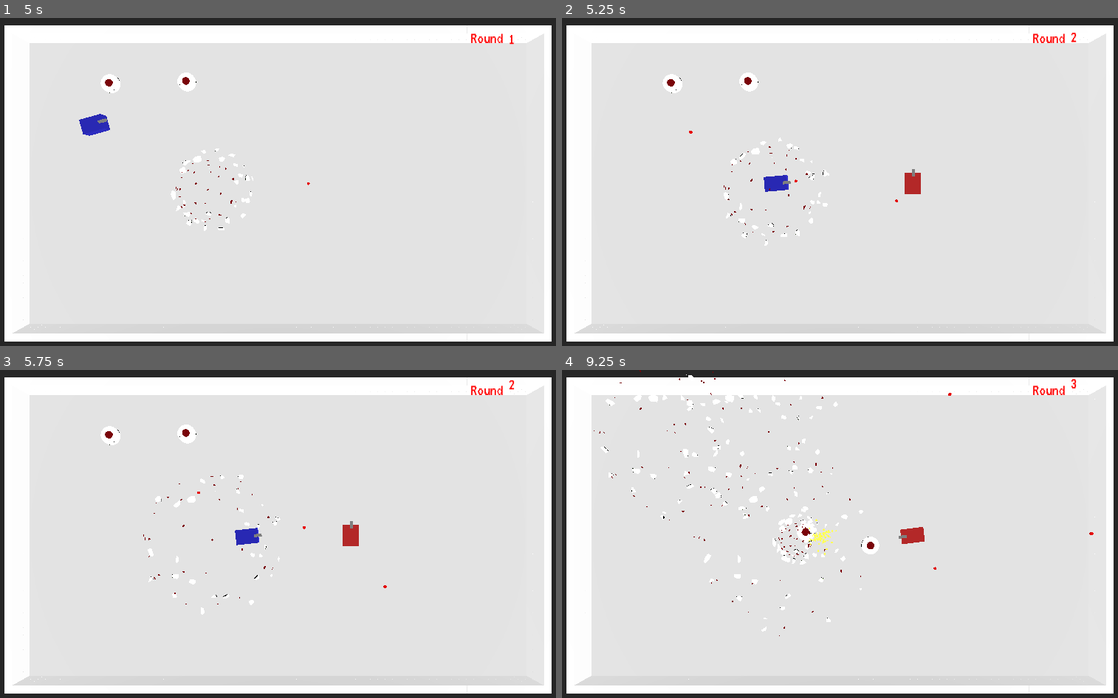
Above: before the commit, frames 1-4 (two rows, left to right).
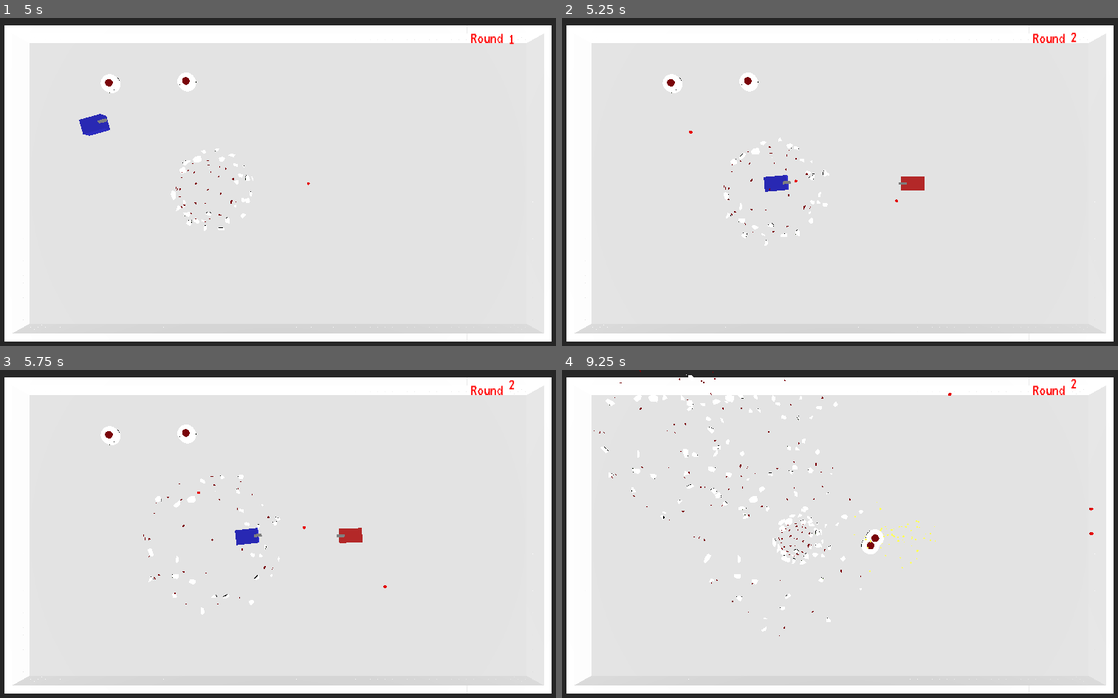
Above: after the commit, the same moments.

Repository: HennyBicks01/tanks
Game: Godot game, scene res://scenes/Main.tscn
The game is run twice, just before and just after one commit, with the same random seed, the same clock (stepped at 60 frames per second) and the same inputs.
Inputs (mouse positions are in pixels of both pictures, inside the frame that each line leads up to):
- Up to frame 1 (5 s): click "Single Player" at 0.5 s; tap Enter at 1.25 s; move the mouse to (250, 250) at 1.27 s; hold Up (up) 1.28-2.78 s; right-click (250, 250) at 1.35 s; move the mouse to (455, 234) at 2.02 s; click (455, 234) at 2.1 s; move the mouse to (100, 132) at 2.77 s; hold Left (left) 2.78-4.28 s; right-click (100, 132) at 2.85 s; move the mouse to (305, 182) at 3.52 s; click (305, 182) at 3.6 s; move the mouse to (189, 100) at 4.27 s; hold Down (down) from 4.28 s (still down); right-click (189, 100) at 4.35 s
- Up to frame 2 (5.25 s): move the mouse to (967, 165) at 5.02 s; release Down (down) at 5.03 s; hold Right (right) from 5.03 s (still down); click (967, 165) at 5.1 s
- Up to frame 3 (5.75 s): keep holding Right (right)
- Up to frame 4 (9.25 s): move the mouse to (723, 550) at 5.77 s; release Right (right) at 5.78 s; hold Up (up) 5.78-6.53 s; right-click (723, 550) at 5.85 s; move the mouse to (901, 461) at 6.52 s; hold Right (right) 6.53-8.78 s; click (901, 461) at 6.6 s; move the mouse to (812, 602) at 7.27 s; right-click (812, 602) at 7.35 s; move the mouse to (1017, 586) at 8.02 s; click (1017, 586) at 8.1 s; move the mouse to (662, 484) at 8.77 s; hold Down (down) from 8.78 s (still down); right-click (662, 484) at 8.85 s

Frame 1 is identical in both runs. In frame 2, 0.1% of the frame differs, in the area x 60-66%, y 46-54%; in frame 3, 0.1%; in frame 4, 0.6%, in the area x 42-96%, y 3-95%.

Commit message:
fised player sync issues

Diff:
--- a/scenes/enemy.gd
+++ b/scenes/enemy.gd
@@ -55,15 +55,28 @@
 
 func set_player(p):
 	player = p
+	print("Enemy: set_player called. Player: ", player)
 	if is_multiplayer_authority():
-		rpc("sync_target_player", player.name.to_int())
+		if player:
+			var player_id = player.name.to_int() if player.name.is_valid_int() else 1
+			print("Enemy: Syncing target player. Player ID: ", player_id)
+			rpc("sync_target_player", player_id)
+		else:
+			print("Enemy: Player is null in set_player")
 
 @rpc("any_peer", "call_local")
 func sync_target_player(player_id):
 	target_player_id = player_id
+	print("Enemy: sync_target_player called. Target Player ID: ", target_player_id)
 	var main_node = get_tree().get_root().get_node("Main")
 	if main_node and main_node.has_method("get_player_tank"):
 		player = main_node.get_player_tank(target_player_id)
+		if player:
+			print("Enemy: Player found and set. Player position: ", player.global_position)
+		else:
+			print("Enemy: Player not found in sync_target_player")
+	else:
+		print("Enemy: Main node or get_player_tank method not found")
 
 @rpc("any_peer", "call_local")
 func take_damage(damage):
--- a/scenes/main.gd
+++ b/scenes/main.gd
@@ -155,16 +155,24 @@
 	enemy_tank.position = Vector3(10, 0, 0)
 	add_child(enemy_tank)
 
+	print("Main: Spawning enemy tank. Round: ", current_round)
+
 	if is_multiplayer:
 		enemy_tank.set_multiplayer_authority(1)
 		if multiplayer.get_unique_id() == 1:
 			var first_player_id = player_tanks.keys()[0]
+			print("Main: Setting player for enemy in multiplayer. Player ID: ", first_player_id)
 			enemy_tank.set_player(player_tanks[first_player_id])
 	else:
-		var player_id = player_tanks.keys()[0]
+		var player_id = 1  # Always use 1 for single-player
+		print("Main: Setting player for enemy in single-player. Player ID: ", player_id)
 		enemy_tank.set_player(player_tanks[player_id])
 
+	print("Main: Enemy tank spawned. Position: ", enemy_tank.position)
+
 func get_player_tank(player_id):
+	if player_id == 1:  # Always return the first player for single-player
+		return player_tanks.values()[0]
 	return player_tanks.get(player_id)
 
 func _physics_process(_delta):
